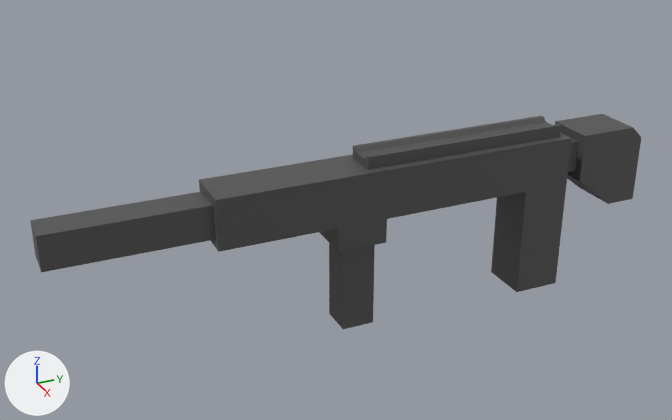
The FBX model Assets/Models/Gun.fbx as it was, and as the next commit left it.
Camera for both pictures: a camera (50 mm lens) standing at (0.886, -0.669, 0.591) and looking at (-0.02, -0.261, 0.138). The lights are fixed; the arrows at lower left show +X, +Y and +Z. Where no turn or scale is listed for an object, it has been applied to the vertices.
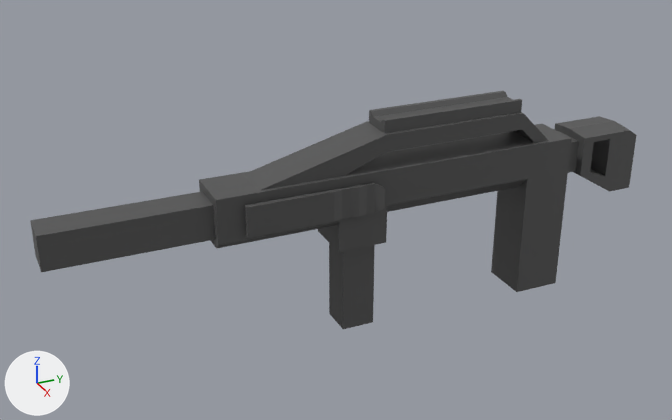
Pixel boxes [x1, y1, x2, y2] of what changed, in the pictures (672 x 420 px):
'Mesh', reshaped (11% taller)
    before: [30, 114, 641, 329]
    after: [30, 91, 637, 329]
part 1 of me_mesh_001, rebuilt
    before: [353, 116, 561, 170]
    after: [245, 112, 549, 190]
part 2 of me_mesh_001, added
    after: [369, 91, 522, 133]
part 3 of me_mesh_001, built on
    before: [215, 114, 641, 252]
    after: [215, 116, 637, 249]

What changed in the scene script:
```text
Change me_mesh_001:
    used by ob_mesh; location = (0.0, 0.0, 0.0)
    remove me_mesh_001.from_pydata(...)  # 90 vertices, 83 faces; spans x -0.03..0.03, y -0.6..0.14, z 0.0..0.215
    add me_mesh_001.from_pydata(...)  # 261 vertices, 236 faces; spans x -0.043..0.043, y -0.6..0.14, z 0.0..0.255
    me_mesh_001 part 1: the loose piece of 24 vertices spanning x -0.02..0.02, y -0.24..0.02, z 0.2..0.215 is rebuilt with 16 vertices and now spans x -0.025..0.025, y -0.37..0.0, z 0.2..0.24
    me_mesh_001 part 2: a new loose piece of 28 vertices spanning x -0.02..0.02, y -0.22..-0.04, z 0.24..0.255, in mat_metalblack (dark grey #535353)
    me_mesh_001 part 3
    16 vertices are removed from x -0.03..0.03, y -0.42..0.14, z 0.1..0.2
    53 faces are deleted
    8 vertices move from x -0.019..0.019, y 0.03..0.05, z 0.151..0.189 to x -0.02..0.02, y 0.03..0.05, z 0.15..0.19
    53 vertices are added at x -0.03..0.03, y -0.42..0.14, z 0.117..0.2
    12 new vertices lie (-0.02, 0.0, 0.0) away from vertices in x 0.019..0.02, y -0.6..0.05, z 0.0..0.19
    10 new vertices lie (-0.03, 0.0, 0.0) away from vertices in x 0.03, y -0.42..0.03, z 0.0..0.2
    6 new vertices lie (0.03, 0.0, 0.0) away from vertices in x -0.03, y 0.05..0.1, z 0.117..0.19
    6 new vertices lie (0.03, 0.0, 0.0) away from vertices in x 0.0, y 0.05..0.1, z 0.117..0.19
    114 new faces join them
```
